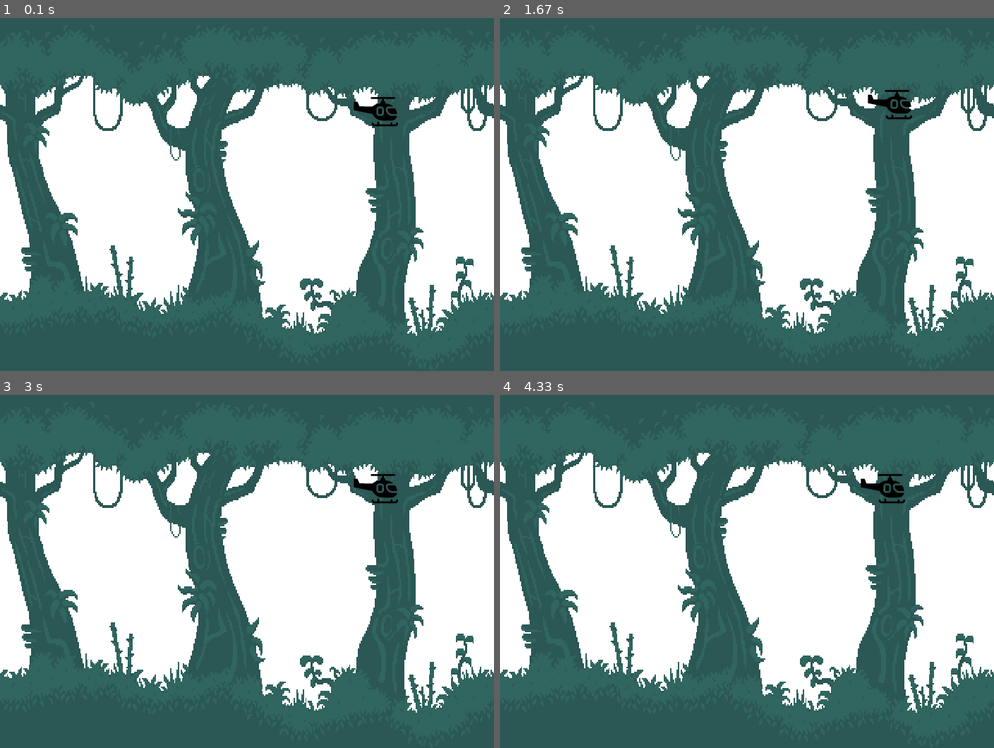
Above: before the commit, frames 1-4 (two rows, left to right).
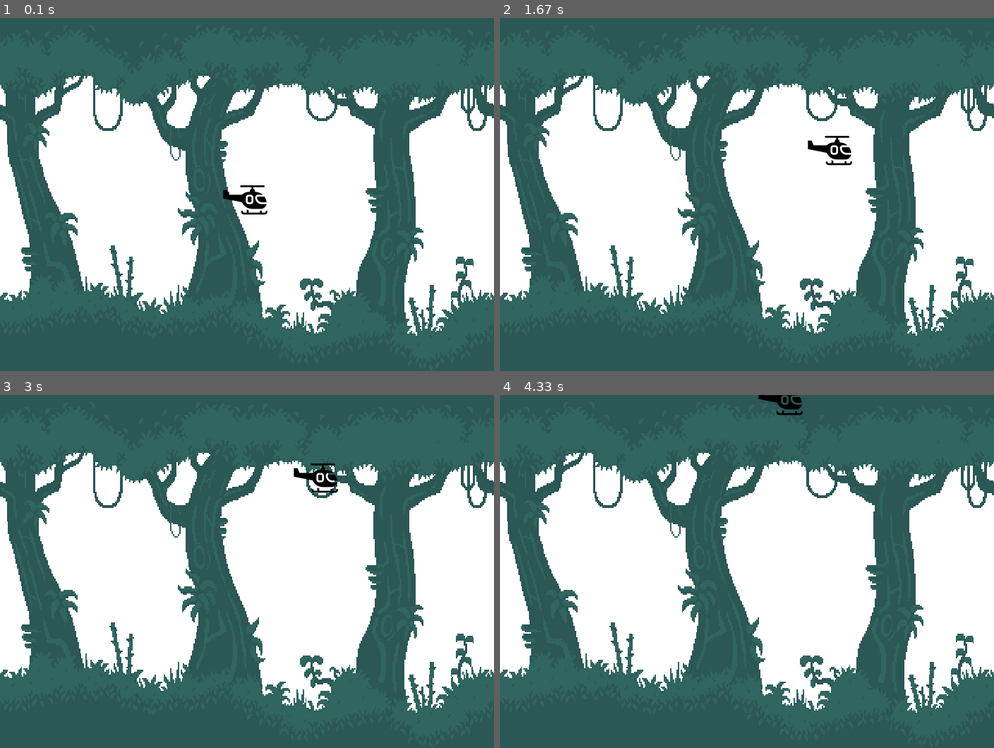
Above: after the commit, the same moments.

Repository: IgorK90/PyGame
Game: pygame game, started from main.py
Same seed, same stepped clock (60 frames per second), same inputs: the game is played once before the commit and once after it.
Inputs:
- Up to frame 1 (0.1 s): no input
- Up to frame 2 (1.67 s): hold Right 0.33-0.8 s; hold Up 0.83-1.13 s; hold Right 1.17-1.63 s
- Up to frame 3 (3 s): hold Left 1.67-2.2 s; hold Down 2.23-2.53 s; hold Left 2.57-2.97 s
- Up to frame 4 (4.33 s): hold Up 3-3.37 s; hold Right 3.4-4.03 s; hold Down from 4.07 s (still down)

The runs differ from the first frame. In frame 1, 0.7% of the frame differs, in the area x 45-81%, y 22-56%; in frame 2, 0.7%, in the area x 62-84%, y 20-42%; in frame 3, 0.7%; in frame 4, 0.6%.

Commit message:
lesson 2

Diff:
--- a/main.py
+++ b/main.py
@@ -3,33 +3,57 @@
 
 if __name__ == '__main__':
     pygame.init()
-    screen = pygame.display.set_mode((700,500))
+    size = (700, 500)
+    screen_height = size[0]
+    screen_width = size[1]
+    screen = pygame.display.set_mode(size)
     pygame.display.set_caption("Heli")
     clock= pygame.time.Clock()
 
-    x= 500
-    y = 100
+
     heli = pygame.image.load("heli_right.png")
     heli = pygame.transform.scale(heli,(64,64))
 
     background = pygame.image.load("plx-5.png")
     background = pygame.transform.scale(background,(700,500))
 
+    x= screen_height//2 - screen_height//20
+    y = screen_width//2 - screen_width//20
+
+    dx = 0
+    dy = 0
+
     game_over = False
     while not game_over:
+        x = x+dx
+        y = y+dy
         for event in pygame.event.get():
             if event.type == pygame.QUIT:
                 game_over = True
 
+            # if event.type = pygame.K
+
             if event.type == pygame.KEYDOWN:
                 if event.key == pygame.K_LEFT:
-                    x = x-10
+                    if dx >0 :
+                        dx = 0
+                    else:
+                        dx = -10
                 if event.key == pygame.K_RIGHT:
-                    x = x+10
+                    if dx < 0:
+                        dx = 0
+                    else:
+                        dx = 10
                 if event.key == pygame.K_UP:
-                    y = y-10
+                    if dy>0:
+                        dy = 0
+                    else:
+                        dy = -10
                 if event.key == pygame.K_DOWN:
-                    y = y+10
+                    if dy<0:
+                        dy = 0
+                    else:
+                        dy = 10
 
         screen.fill((255,255,255))
         screen.blit(background,(0,0))
